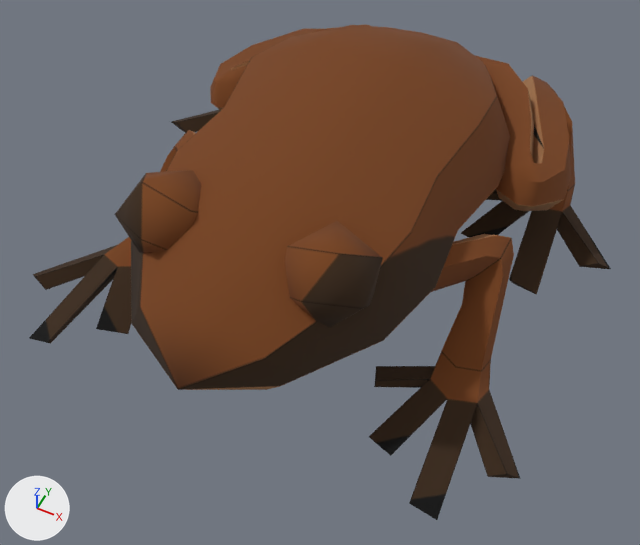
What one commit did to the FBX model Forage and Brew/Assets/GA/Meshes/Animals/SK_Frog.fbx.
Both versions are drawn from a 50 mm lens placed at (0.15, -0.34, 0.371), pointed at (0.006, -0.052, 0.011). The lights are fixed; the arrows at lower left show +X, +Y and +Z. The older version comes first. Where no turn or scale is listed for an object, it has been applied to the vertices.

Names of what the first picture shows: 'SM_Frog_Arms', 'SM_Frog_Body', 'SM_Frog_Eyes', 'SM_Frog_Legs'.
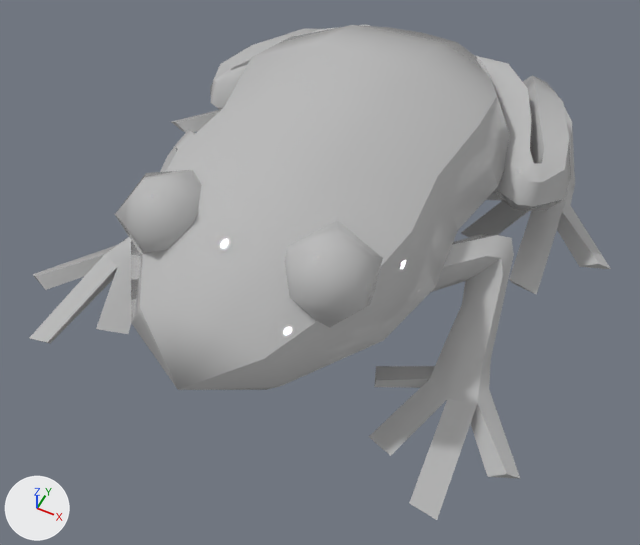
Commit message: fix: frog

Edits to the bpy script that builds the scene:
```text
Add mat_01___default:
    mat_01___default = principled_material('01 - Default')
    mat_01___default.base_color = (0.5, 0.5, 0.5)  # grey #bcbcbc
    mat_01___default.roughness = 0.0
Change me_mesh_003:
    where me_mesh_003.from_pydata(...)  # 222 vertices, 230 faces; spans x -0.08..0.214, y -0.09..0.072, z -0.042..0.02
    remove me_mesh_003.materials.append(mat_m_frog)  # picture img_t_frog_var2_bc_png
    add me_mesh_003.materials.append(mat_01___default)  # grey #bcbcbc
Change me_mesh:
    where me_mesh.from_pydata(...)  # 89 vertices, 108 faces; spans x -0.08..0.08, y -0.175..0.175, z 0.001..0.112
    remove me_mesh.materials.append(mat_m_frog)  # picture img_t_frog_var2_bc_png
    add me_mesh.materials.append(mat_01___default)  # grey #bcbcbc
Change me_mesh_002:
    where me_mesh_002.from_pydata(...)  # 24 vertices, 40 faces; spans x -0.1025..0.0204, y -0.023..0.023, z -0.0223..0.0223
    remove me_mesh_002.materials.append(mat_m_frog)  # picture img_t_frog_var2_bc_png
    add me_mesh_002.materials.append(mat_01___default)  # grey #bcbcbc
Change me_mesh_001:
    where me_mesh_001.from_pydata(...)  # 100 vertices, 108 faces; spans x -0.075..0.209, y -0.079..0.066, z -0.042..0.02
    remove me_mesh_001.materials.append(mat_m_frog)  # picture img_t_frog_var2_bc_png
    add me_mesh_001.materials.append(mat_01___default)  # grey #bcbcbc
```

What differs and where, as boxes [x1, y1, x2, y2] in the pictures (640 x 545 px):
'SM_Frog_Body', recoloured (brown to grey)
    both: [131, 25, 510, 390]
'SM_Frog_Arms', recoloured
    both: [29, 130, 520, 520]
'SM_Frog_Legs', recoloured
    both: [171, 24, 611, 295]
'SM_Frog_Eyes', recoloured (brown to grey)
    both: [115, 170, 383, 328]
